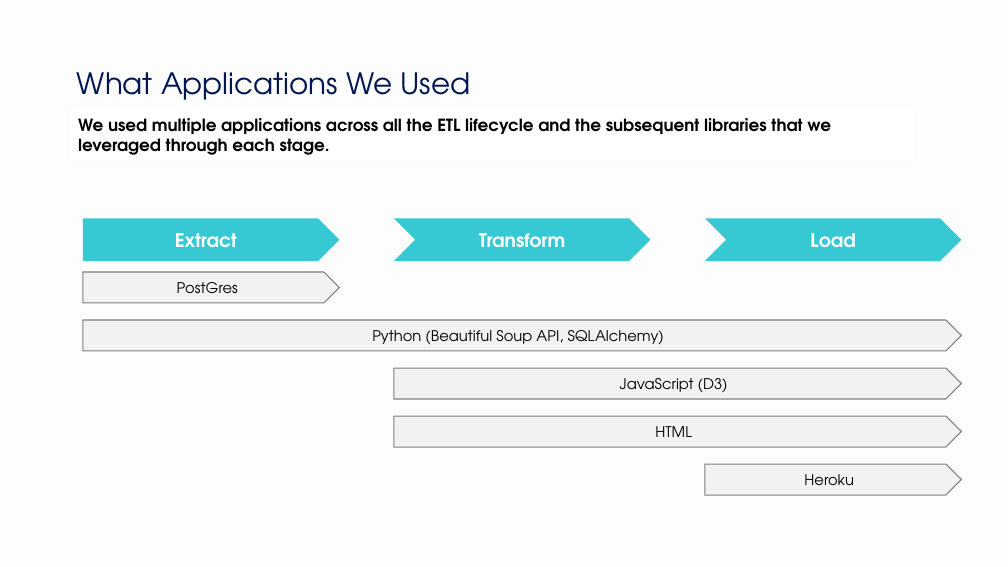
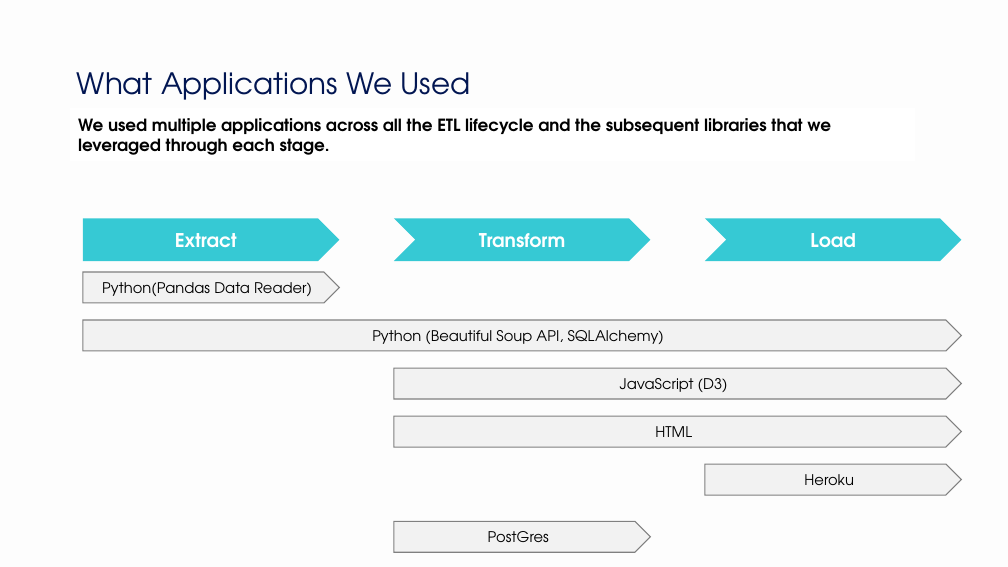
Before and after one commit to NikitaCase/stocks-vs-covid, a slide deck: slide 4 of stocksvscovid/Project 3.pptx. Drawn at 1008x567 pixels with LibreOffice and Linux fonts; fonts in the diff are those of the drawing. Boxes give left, top, right and bottom in pixels: in the first picture for what was removed or moved away, otherwise in the second. Text is boxed around its words. In the diff, an @@ line names an element or a change of style, - is before the commit and + after.

```diff
--- a/stocksvscovid/Project 3.pptx
+++ b/stocksvscovid/Project 3.pptx
@@ pentagon arrow added at [83,272,340,303], fill #F2F2F2, outline #808080 1 pt, 14 pt, text #000000 @@
+Python(Pandas Data Reader)
@@ pentagon arrow "PostGres": place and size @@
-pentagon arrow "PostGres" at [83,272,340,303]
+pentagon arrow "PostGres" at [394,522,650,553]
```
Also in this commit, not shown: 7 other slides changed, 3 slides added, 4 slides removed.
